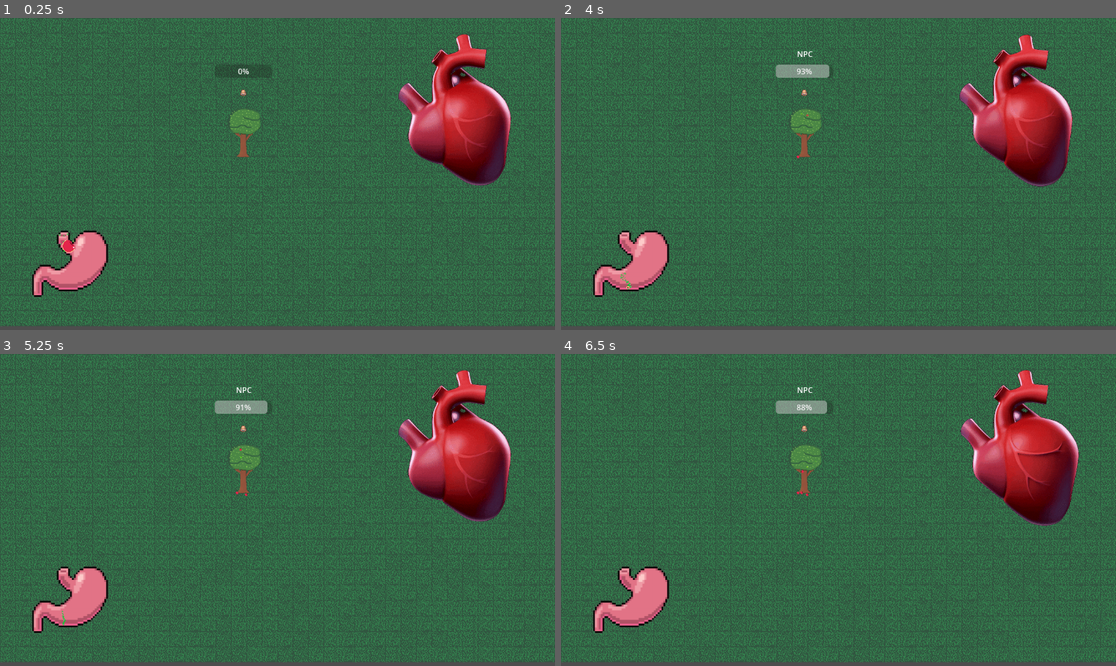
Above: before the commit, frames 1-4 (two rows, left to right).
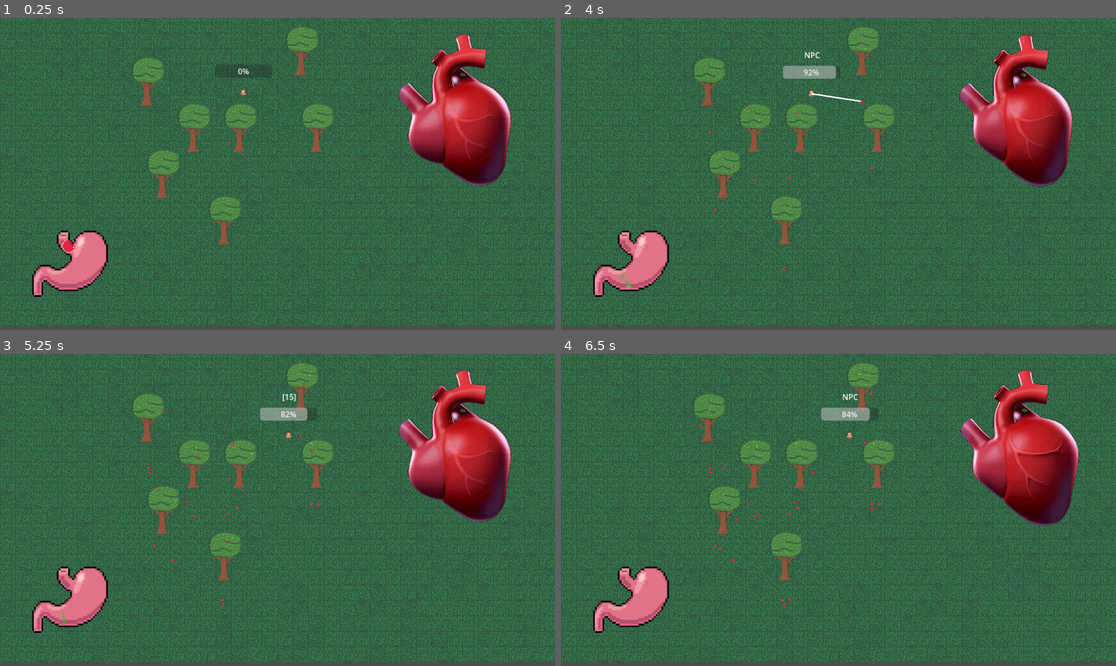
Above: after the commit, the same moments.

Repository: rundoom/Upraiser
Game: Godot game, scene res://world/fix_twitch.tscn
Same seed, same stepped clock (60 frames per second), same inputs: the game is played once before the commit and once after it. This scene is started directly instead of the project's main scene.
Inputs (mouse positions are in pixels of both pictures, inside the frame that each line leads up to):
- Up to frame 1 (0.25 s): no input
- Up to frame 2 (4 s): move the mouse to (960, 158) at 0.52 s; move the mouse to (727, 189) at 1.27 s; move the mouse to (894, 105) at 2.02 s; move the mouse to (810, 236) at 2.77 s; move the mouse to (1005, 220) at 3.52 s
- Up to frame 3 (5.25 s): move the mouse to (111, 463) at 4.27 s; move the mouse to (305, 510) at 5.02 s
- Up to frame 4 (6.5 s): move the mouse to (755, 432) at 5.77 s

The runs differ from the first frame. In frame 1, 2.6% of the frame differs, in the area x 23-61%, y 2-73%; in frame 2, 3.1%; in frame 3, 3.5%; in frame 4, 3.6%, in the area x 23-61%, y 2-82%.

Commit message:
Satbilizing fruit spawn

Diff:
--- a/creature/npc/npc.gd
+++ b/creature/npc/npc.gd
@@ -41,10 +41,8 @@
 		energy -= real_speed_factor
 
 	var line_path = current_path.map(func(it): return it - global_position)
-#	line_path.push_front(global_position)
 	line_path.push_front(Vector2.ZERO)
 	$PathTracker.points = line_path
-	pass
 
 
 func energy_consume() -> void:
--- a/world/fix_twitch.tscn
+++ b/world/fix_twitch.tscn
@@ -1,13 +1,10 @@
-[gd_scene load_steps=4 format=3 uid="uid://dms1d8w5o1siw"]
+[gd_scene load_steps=3 format=3 uid="uid://dms1d8w5o1siw"]
 
 [ext_resource type="PackedScene" uid="uid://ddioxuyjm5vbt" path="res://world/world.tscn" id="1_enwg0"]
-[ext_resource type="PackedScene" uid="uid://vyjttmqiweit" path="res://world/trees/tree.tscn" id="2_7sa2v"]
 [ext_resource type="PackedScene" uid="uid://cqwsdxnbwchf4" path="res://creature/npc/npc.tscn" id="3_shbvy"]
 
 [node name="FixTwitch" instance=ExtResource("1_enwg0")]
+layer_1/tile_data = PackedInt32Array(524300, 3, 131072, 524303, 3, 131072, 327689, 3, 131072, 720906, 3, 131072, 524308, 3, 131072, 196627, 3, 131072, 917518, 3, 131072)
 
-[node name="Tree" parent="." index="3" instance=ExtResource("2_7sa2v")]
-position = Vector2(506.647, 238.378)
-
-[node name="NPC" parent="." index="4" instance=ExtResource("3_shbvy")]
+[node name="NPC" parent="." index="3" instance=ExtResource("3_shbvy")]
 position = Vector2(505, 155)
--- a/world/mass_test.tscn
+++ b/world/mass_test.tscn
@@ -1,11 +1,11 @@
-[gd_scene load_steps=4 format=3 uid="uid://7j8uhpf3sxsk"]
+[gd_scene load_steps=3 format=3 uid="uid://7j8uhpf3sxsk"]
 
 [ext_resource type="PackedScene" uid="uid://ddioxuyjm5vbt" path="res://world/world.tscn" id="1_38osc"]
 [ext_resource type="PackedScene" uid="uid://cqwsdxnbwchf4" path="res://creature/npc/npc.tscn" id="2_55si8"]
-[ext_resource type="PackedScene" uid="uid://vyjttmqiweit" path="res://world/trees/tree.tscn" id="3_q0fje"]
 
 [node name="MassTest" instance=ExtResource("1_38osc")]
 layer_0/tile_data = PackedInt32Array(0, 2, 1, 65536, 65538, 0, 131072, 2, 1, 196608, 65538, 1, 262144, 65538, 0, 327680 …(11327 unchanged characters)…
+layer_1/tile_data = PackedInt32Array(851979, 3, 131072, 524300, 3, 131072, 524303, 3, 131072, 196627, 3, 131072, 262148, 3, 131072, 655365, 3, 131072, 393238, 3, 131072)
 
 [node name="NPC" parent="." index="3" instance=ExtResource("2_55si8")]
 position = Vector2(408, 166)
@@ -22,17 +22,10 @@
 [node name="NPC5" parent="." index="7" instance=ExtResource("2_55si8")]
 position = Vector2(590, 303)
 
-[node name="Tree" parent="." index="8" instance=ExtResource("3_q0fje")]
-position = Vector2(271, 345)
-
-[node name="Tree2" parent="." index="9" instance=ExtResource("3_q0fje")]
-position = Vector2(442, 217)
-
-[node name="Tree3" parent="." index="10" instance=ExtResource("3_q0fje")]
-position = Vector2(316, 133)
-
-[node name="Tree4" parent="." index="11" instance=ExtResource("3_q0fje")]
-position = Vector2(478, 305)
-
-[node name="Tree5" parent="." index="12" instance=ExtResource("3_q0fje")]
-position = Vector2(658, 220)
+[connection signal="ready" from="Tree" to="Tree" method="toggle_obstacle" flags=18]
+[connection signal="ready" from="@StaticBody2D@716131" to="@StaticBody2D@716131" method="toggle_obstacle" flags=18]
+[connection signal="ready" from="@StaticBody2D@716133" to="@StaticBody2D@716133" method="toggle_obstacle" flags=18]
+[connection signal="ready" from="@StaticBody2D@716135" to="@StaticBody2D@716135" method="toggle_obstacle" flags=18]
+[connection signal="ready" from="@StaticBody2D@716137" to="@StaticBody2D@716137" method="toggle_obstacle" flags=18]
+[connection signal="ready" from="@StaticBody2D@716139" to="@StaticBody2D@716139" method="toggle_obstacle" flags=18]
+[connection signal="ready" from="@StaticBody2D@716141" to="@StaticBody2D@716141" method="toggle_obstacle" flags=18]
--- a/world/trees/tree.gd
+++ b/world/trees/tree.gd
@@ -27,6 +27,6 @@
 	fruit_node.reparent(world)
 	var tween = fruit_node.create_tween()
 	tween.set_ease(tween.EASE_IN)
-	tween.parallel().tween_property(fruit_node, "position", fruit_node.position + Vector2(0, 90), 0.5)
+	tween.parallel().tween_property(fruit_node, "position", fruit_node.position + Vector2(0, 120), 0.5)
 	tween.parallel().tween_property(fruit_node, "rotation", -43, 0.5)
 	tween.finished.connect(fruit_node.enable_collision)
--- a/world/trees/tree.tscn
+++ b/world/trees/tree.tscn
@@ -3,9 +3,8 @@
 [ext_resource type="Script" path="res://world/trees/tree.gd" id="1_vtnow"]
 [ext_resource type="Texture2D" uid="uid://dfqsulpo331ot" path="res://world/trees/sprites/tree.png" id="2_y2fs6"]
 
-[sub_resource type="CapsuleShape2D" id="CapsuleShape2D_gj45d"]
-radius = 8.0
-height = 32.0
+[sub_resource type="CircleShape2D" id="CircleShape2D_pw5dl"]
+radius = 15.0
 
 [sub_resource type="Curve2D" id="Curve2D_dtcl7"]
 _data = {
@@ -18,16 +17,16 @@
 script = ExtResource("1_vtnow")
 
 [node name="Sprite" type="Sprite2D" parent="."]
+position = Vector2(2.2, -44.225)
 scale = Vector2(0.15, 0.15)
 texture = ExtResource("2_y2fs6")
 
 [node name="HitBox" type="CollisionShape2D" parent="."]
-position = Vector2(-2, 44)
 rotation = 1.5708
-shape = SubResource("CapsuleShape2D_gj45d")
+shape = SubResource("CircleShape2D_pw5dl")
 
 [node name="FruitPlaces" type="Path2D" parent="."]
-position = Vector2(-12.5, -70)
+position = Vector2(-10.3, -114.225)
 rotation = 3.14159
 scale = Vector2(1.66667, 1.45714)
 curve = SubResource("Curve2D_dtcl7")
@@ -39,5 +38,6 @@
 loop = false
 
 [node name="FruitHolder" type="Node2D" parent="."]
+position = Vector2(2.2, -44.225)
 
 [connection signal="ready" from="." to="." method="toggle_obstacle"]
--- a/world/world.tscn
+++ b/world/world.tscn
@@ -6,6 +6,7 @@
 [ext_resource type="Script" path="res://world/world.gd" id="2_fykyo"]
 [ext_resource type="Texture2D" uid="uid://c23nencvcfrwp" path="res://world/26de6996f7682487.png" id="3_1gjqf"]
 [ext_resource type="PackedScene" uid="uid://dyvpdquiw64mk" path="res://general/stomach.tscn" id="4_gbsgl"]
+[ext_resource type="PackedScene" uid="uid://vyjttmqiweit" path="res://world/trees/tree.tscn" id="6_qme0r"]
 
 [sub_resource type="TileSetAtlasSource" id="TileSetAtlasSource_2c7dk"]
 texture = ExtResource("1_l0kkb")
@@ -1558,6 +1559,10 @@
 0:1/0/physics_layer_0/angular_velocity = 0.0
 0:1/0/physics_layer_0/polygon_0/points = PackedVector2Array(-15.5, -15.5, 15.5, -15.5, 15.5, 15.5, -15.5, 15.5)
 
+[sub_resource type="TileSetScenesCollectionSource" id="TileSetScenesCollectionSource_660a0"]
+resource_name = "Statics"
+scenes/2/scene = ExtResource("6_qme0r")
+
 [sub_resource type="TileSet" id="TileSet_xib6k"]
 tile_size = Vector2i(32, 32)
 physics_layer_0/collision_layer = 8
@@ -1565,13 +1570,22 @@
 sources/1 = SubResource("TileSetAtlasSource_ljntx")
 sources/0 = SubResource("TileSetAtlasSource_2c7dk")
 sources/2 = SubResource("TileSetAtlasSource_bs3kg")
+sources/3 = SubResource("TileSetScenesCollectionSource_660a0")
 
 [node name="WorldBase" type="TileMap" groups=["world"]]
 y_sort_enabled = true
 tile_set = SubResource("TileSet_xib6k")
 collision_visibility_mode = 2
 format = 2
+layer_0/name = "ground"
 layer_0/tile_data = PackedInt32Array(0, 2, 1, 65536, 65538, 0, 131072, 2, 1, 196608, 65538, 1, 262144, 65538, 0, 327680 …(11327 unchanged characters)…
+layer_1/name = "statics"
+layer_1/enabled = true
+layer_1/modulate = Color(1, 1, 1, 1)
+layer_1/y_sort_enabled = false
+layer_1/y_sort_origin = 0
+layer_1/z_index = 0
+layer_1/tile_data = PackedInt32Array()
 script = ExtResource("2_fykyo")
 
 [node name="NPCManager" parent="." instance=ExtResource("1_k7wb5")]
Not shown: 1 places in world/world.tscn that only renumber resources
